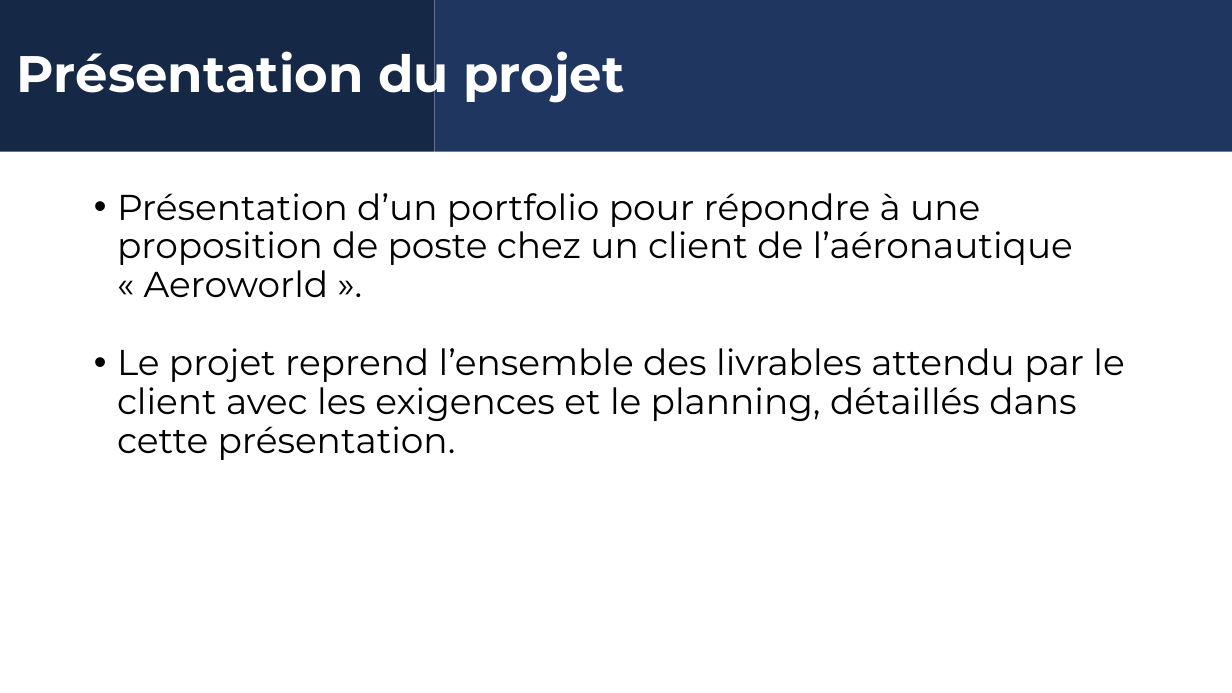
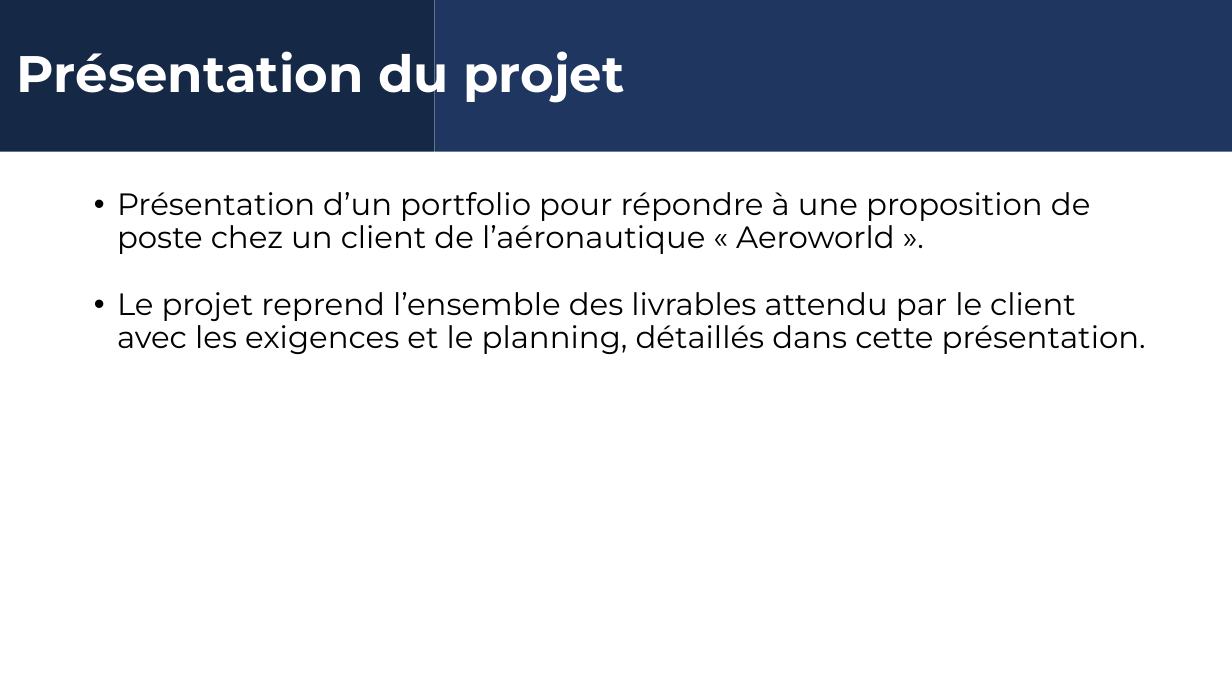
Before and after one commit to Rom1du62/rom1du62.github.io, a slide deck: slide 3 of Realisation_portfolio/Cahier des charges.pptx. Drawn at 1232x693 pixels with LibreOffice and Linux fonts; fonts in the diff are those of the drawing; background and template pictures are left out. Boxes give left, top, right and bottom in pixels: in the first picture for what was removed or moved away, otherwise in the second. Text is boxed around its words. In the diff, an @@ line names an element or a change of style, - is before the commit and + after.

Commit message:
mise à jour portfolio

```diff
--- a/Realisation_portfolio/Cahier des charges.pptx
+++ b/Realisation_portfolio/Cahier des charges.pptx
@@ text "Présentation d’un portfolio pour répondre ..." at (x1=117, y1=192, x2=1146, y2=354): size 28 to 24 pt @@
```
Also in this commit, not shown: 5 other slides changed, 6 other files.
